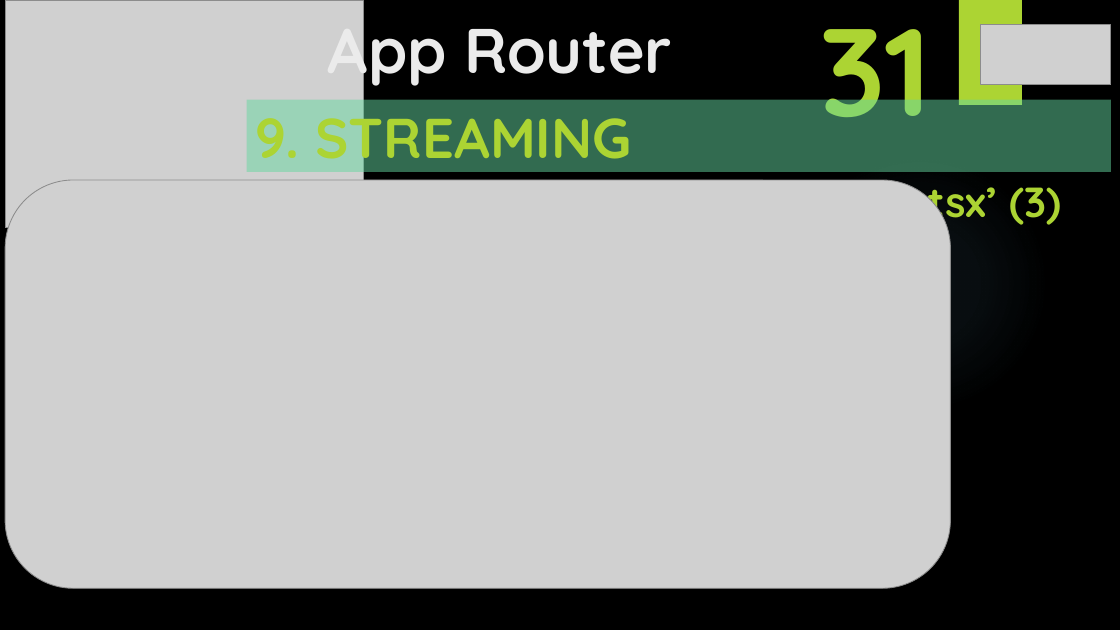
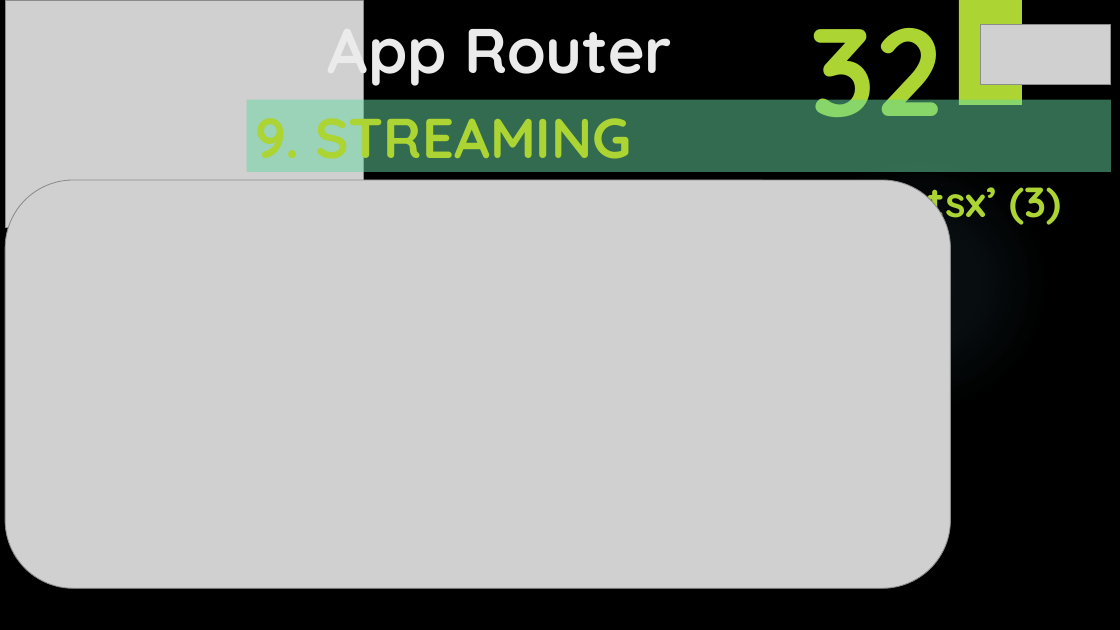
Before and after one commit to yasenstar/learn_javascript, a slide deck: slide 33 of learn_nextjs/2_App_Router/App_Router.pptx (slide 32 before the commit). Drawn at 1120x630 pixels with LibreOffice and Linux fonts; fonts in the diff are those of the drawing; grey boxes stand for pictures; background and template pictures are left out. Boxes give left, top, right and bottom in pixels: in the first picture for what was removed or moved away, otherwise in the second. Text is boxed around its words. In the diff, an @@ line names an element or a change of style, - is before the commit and + after.

```diff
--- a/learn_nextjs/2_App_Router/App_Router.pptx
+++ b/learn_nextjs/2_App_Router/App_Router.pptx
@@ text at box(810, 0, 941, 117): text changed @@
-31
+32
```
Also in this commit, not shown: 10 other slides changed, 12 slides added.
